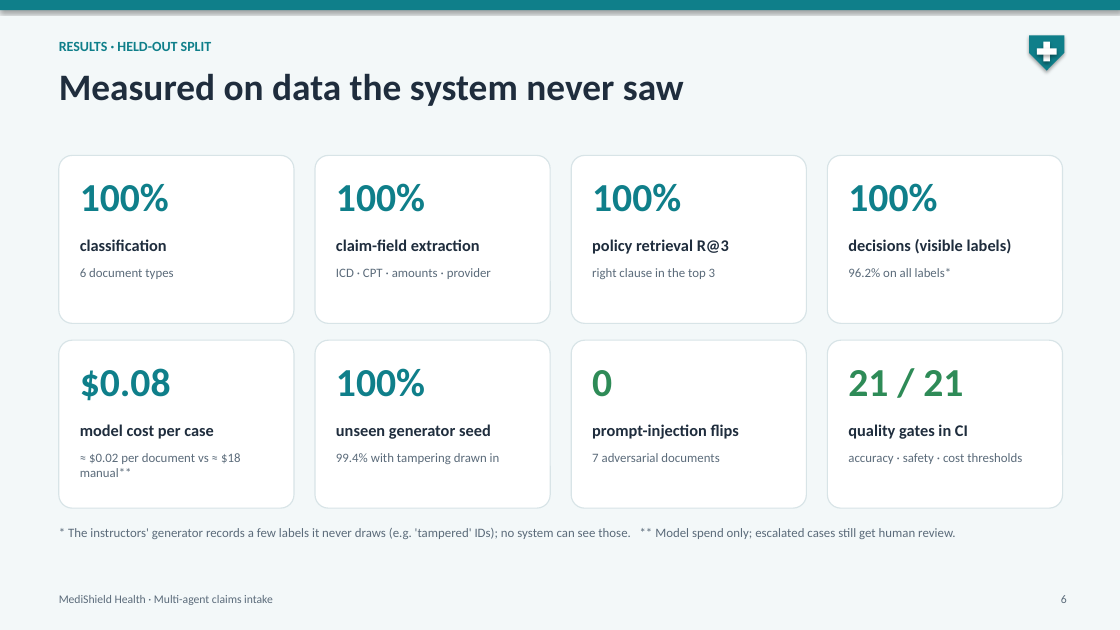
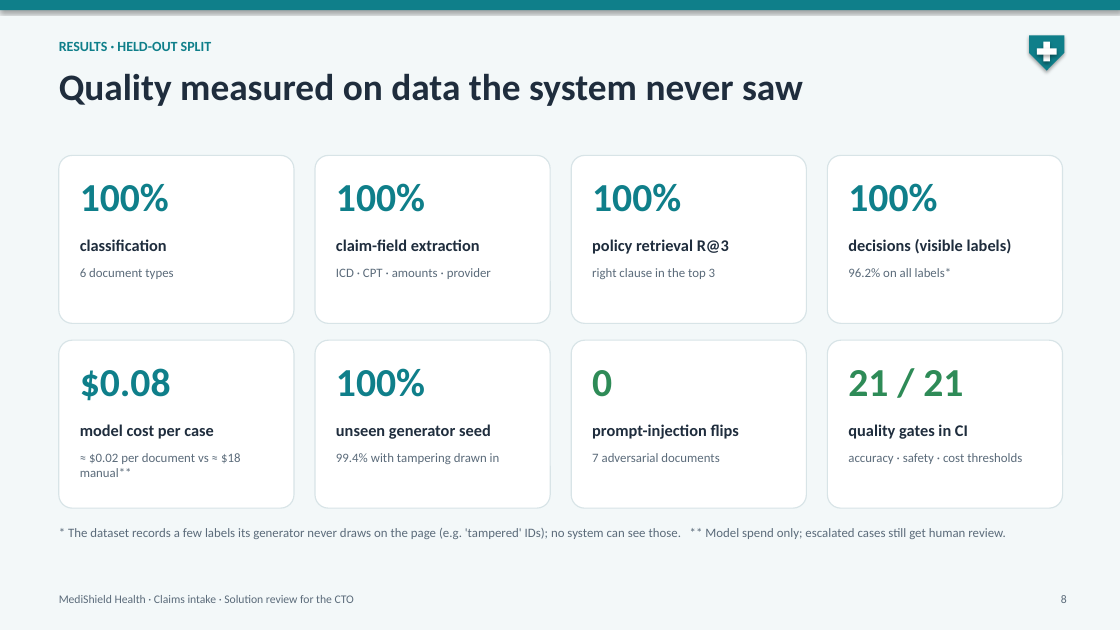
Before and after one commit to raghav010126/Capstone, a slide deck: slide 8 of docs/MediShield_capstone.pptx (slide 6 before the commit). Drawn at 1120x630 pixels with LibreOffice and Linux fonts; fonts in the diff are those of the drawing. Boxes give left, top, right and bottom in pixels: in the first picture for what was removed or moved away, otherwise in the second. Text is boxed around its words. In the diff, an @@ line names an element or a change of style, - is before the commit and + after.

```diff
--- a/docs/MediShield_capstone.pptx
+++ b/docs/MediShield_capstone.pptx
@@ text at box(59, 73, 803, 106): text changed @@
-Measured on data the system never saw
+Quality measured on data the system never saw
@@ text at box(68, 528, 1005, 539): text changed @@
-* The instructors' generator records a few labels it never draws (e.g. 'tampered' IDs); no system can see those. ** Model spend only; escalated cases still get human review.
+* The dataset records a few labels its generator never draws on the page (e.g. 'tampered' IDs); no system can see those. ** Model spend only; escalated cases still get human review.
@@ text at box(59, 595, 354, 603): text changed @@
-MediShield Health · Multi-agent claims intake
+MediShield Health · Claims intake · Solution review for the CTO
```
Also in this commit, not shown: 5 other slides changed, 8 slides added, 5 slides removed, 2 other files.
